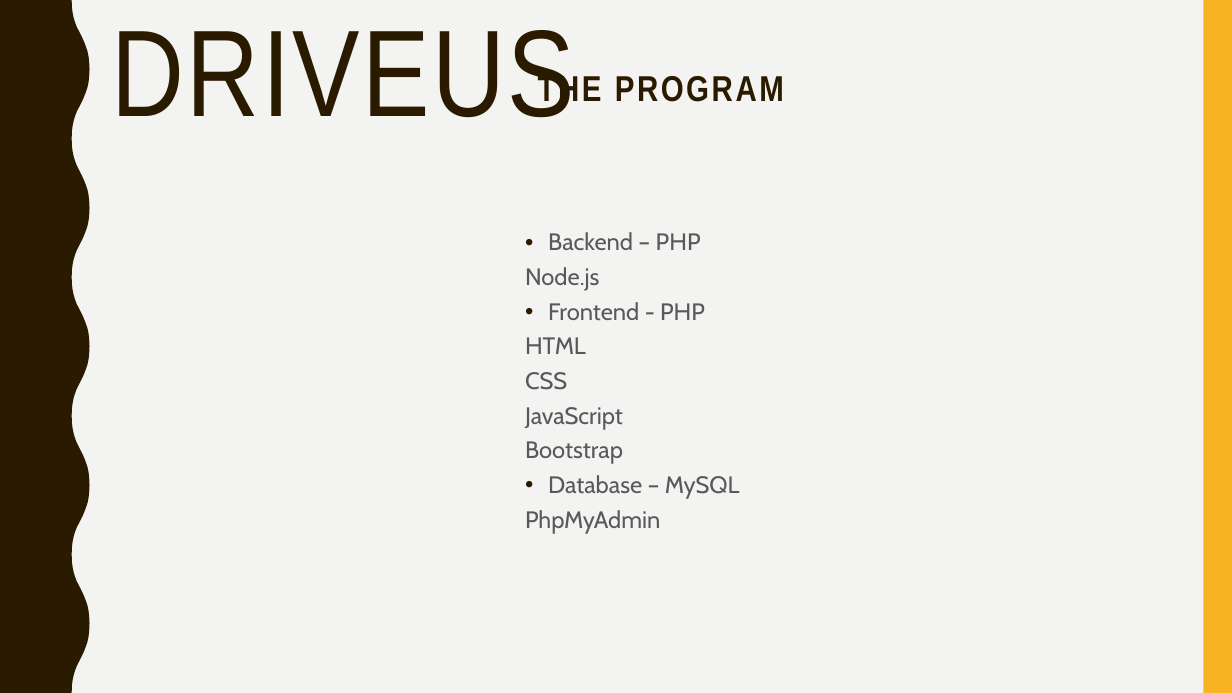
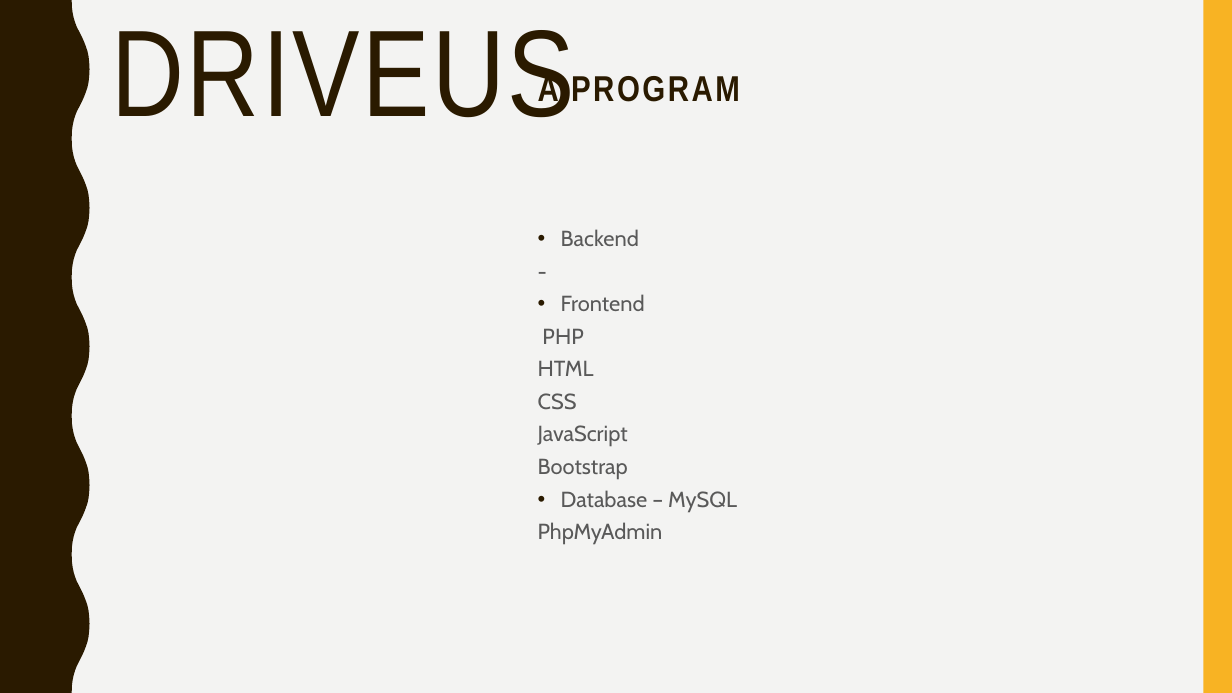
Before and after one commit to NagLau/DriveUs, a slide deck: slide 5 of dokumentacio, ppt/DriveUs.pptx. Drawn at 1232x693 pixels with LibreOffice and Linux fonts; fonts in the diff are those of the drawing. Boxes give left, top, right and bottom in pixels: in the first picture for what was removed or moved away, otherwise in the second. Text is boxed around its words. In the diff, an @@ line names an element or a change of style, - is before the commit and + after.

```diff
--- a/dokumentacio, ppt/DriveUs.pptx
+++ b/dokumentacio, ppt/DriveUs.pptx
@@ text at [538,72,740,108]: text changed @@
-THE PROGRAM
+A PROGRAM
@@ text "Backend": place and size @@
-text "Backend" at [525,232,740,534]
+text "Backend" at [538,229,737,545]
@@ text at [542,229,645,344]: text changed; size 18.5 to 17 pt @@
-• Backend – PHP
-Node.js
-• Frontend - PHP
+• Backend
+-
+• Frontend
+PHP
@@ text at [538,360,737,545]: size 18.5 to 17 pt in "HTML", "CSS", "JavaScript", "Bootstrap" and 2 more places @@
```
Also in this commit, not shown: 10 other slides changed, 6 slides added, 5 slides removed.
